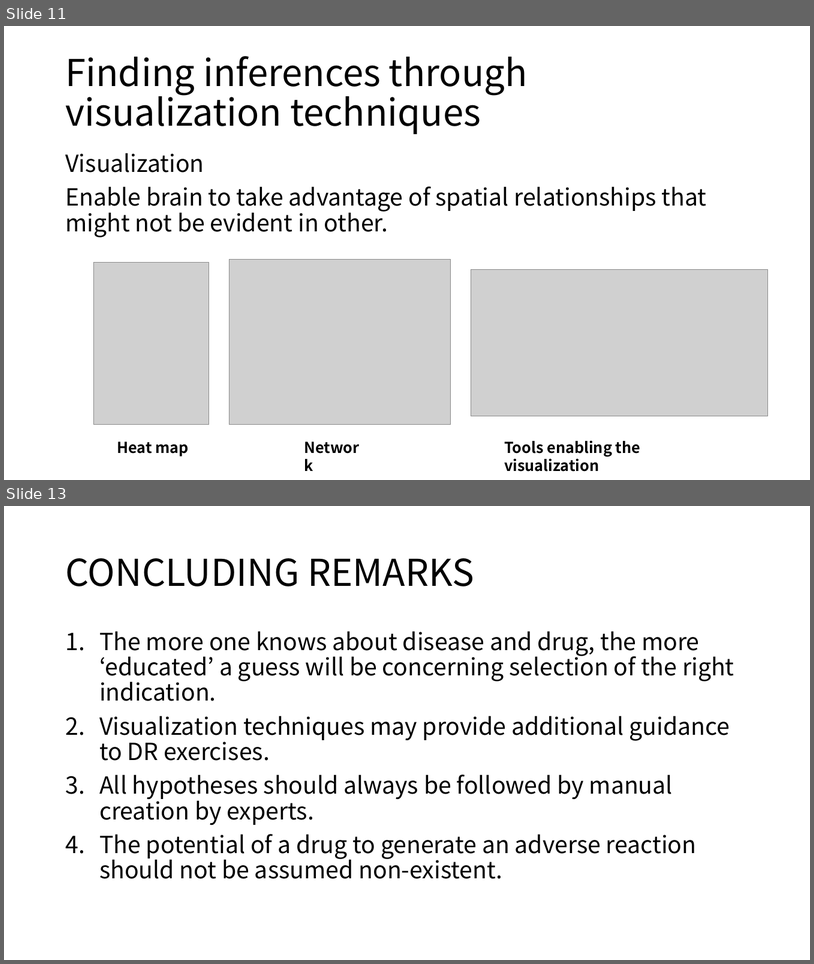
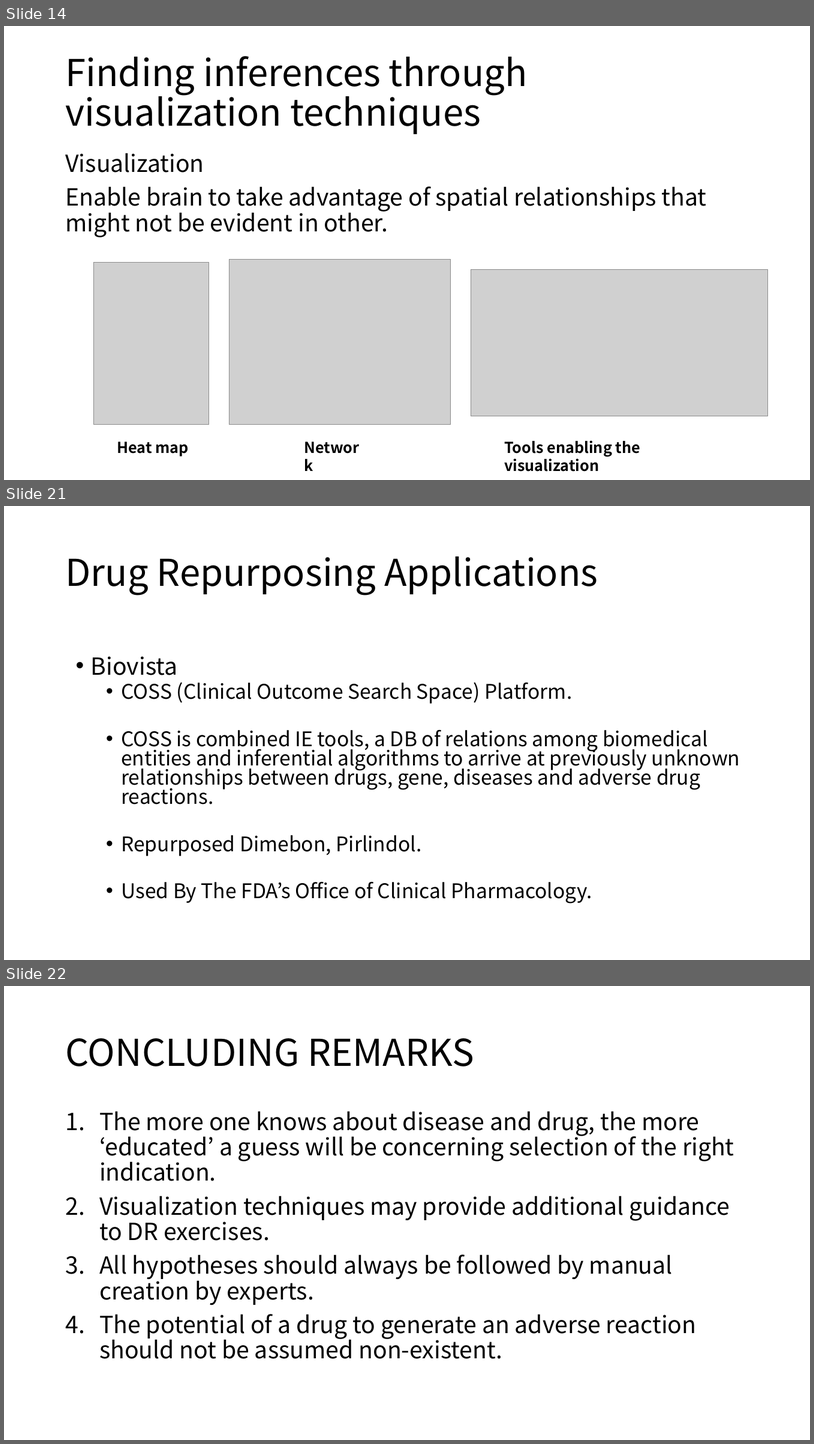
Before and after one commit to moklise/TIL, a slide deck: Review/[3] Literature mining, ontologies and information visualization for drug repurposing/Literature mining, ontologies and information visualization for.pptx. Shown one above the other, each under a label of ours: slides 11 and 13 before the commit, slides 14, 21 and 22 after it; the slides between them are not shown. The pictures are 814x964 and 814x1444 pixels, drawn with LibreOffice and Linux fonts; fonts in the diff are those of the drawing; grey boxes stand for pictures. Boxes give left, top, right and bottom in pixels: in the first picture for what was removed or moved away, otherwise in the second. Text is boxed around its words. In the diff, an @@ line names an element or a change of style, - is before the commit and + after.

Commit message:
[Publication Review] Literature mining, ontologies and information visualization for drug repurposing added PPT

```diff
--- a/Review/[3] Literature mining, ontologies and information visualization for drug repurposing/Literature mining, ontologies and information visualization for.pptx
+++ b/Review/[3] Literature mining, ontologies and information visualization for drug repurposing/Literature mining, ontologies and information visualization for.pptx
@@ slide 21 added at (4, 506, 810, 960), background #FFFFFF @@
@@ title added at (65, 556, 599, 595), 44 pt, text #000000 @@
+Drug Repurposing Applications
@@ text added at (91, 656, 741, 903), 24 pt, text #000000 @@
+• Biovista
+  • COSS (Clinical Outcome Search Space) Platform.
+  • COSS is combined IE tools, a DB of relations among biomedical entities and inferential algorithms to arrive at previously unknown relationships between drugs, gene, diseases and adverse drug reactions.
+  • Repurposed Dimebon, Pirlindol.
+  • Used By The FDA’s Office of Clinical Pharmacology.
@@ what was slide 11 is now slide 14 @@
@@ what was slide 13 is now slide 22 @@
```
Also in this commit, not shown: 9 other slides added, 1 other file.
